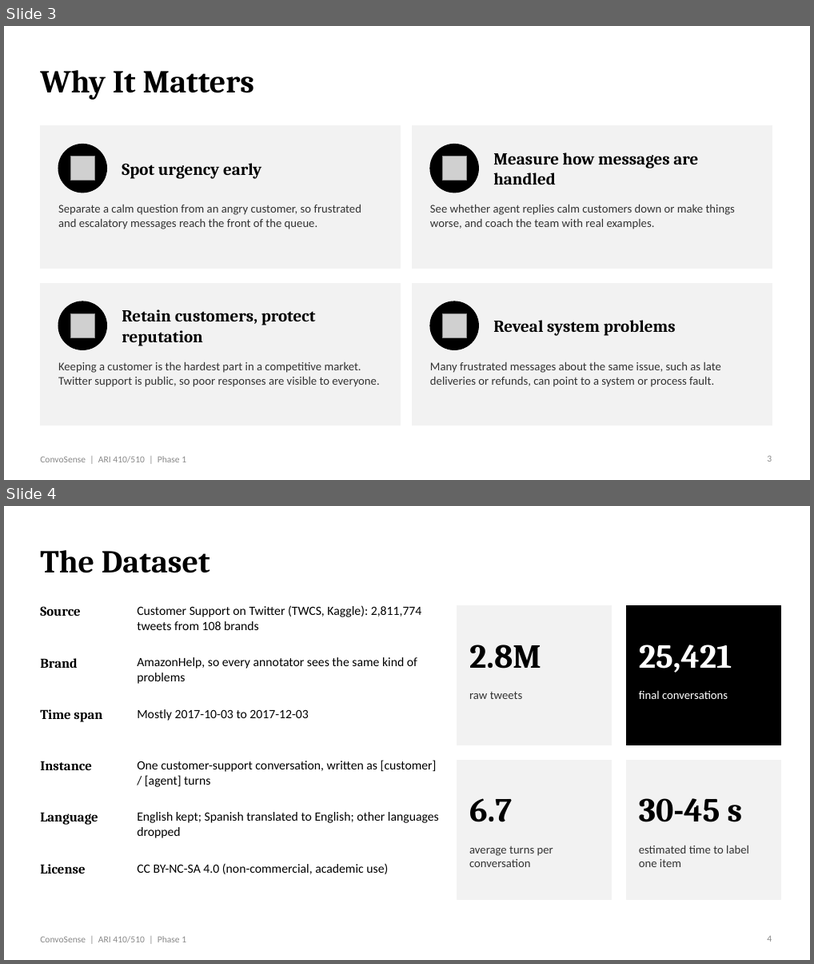
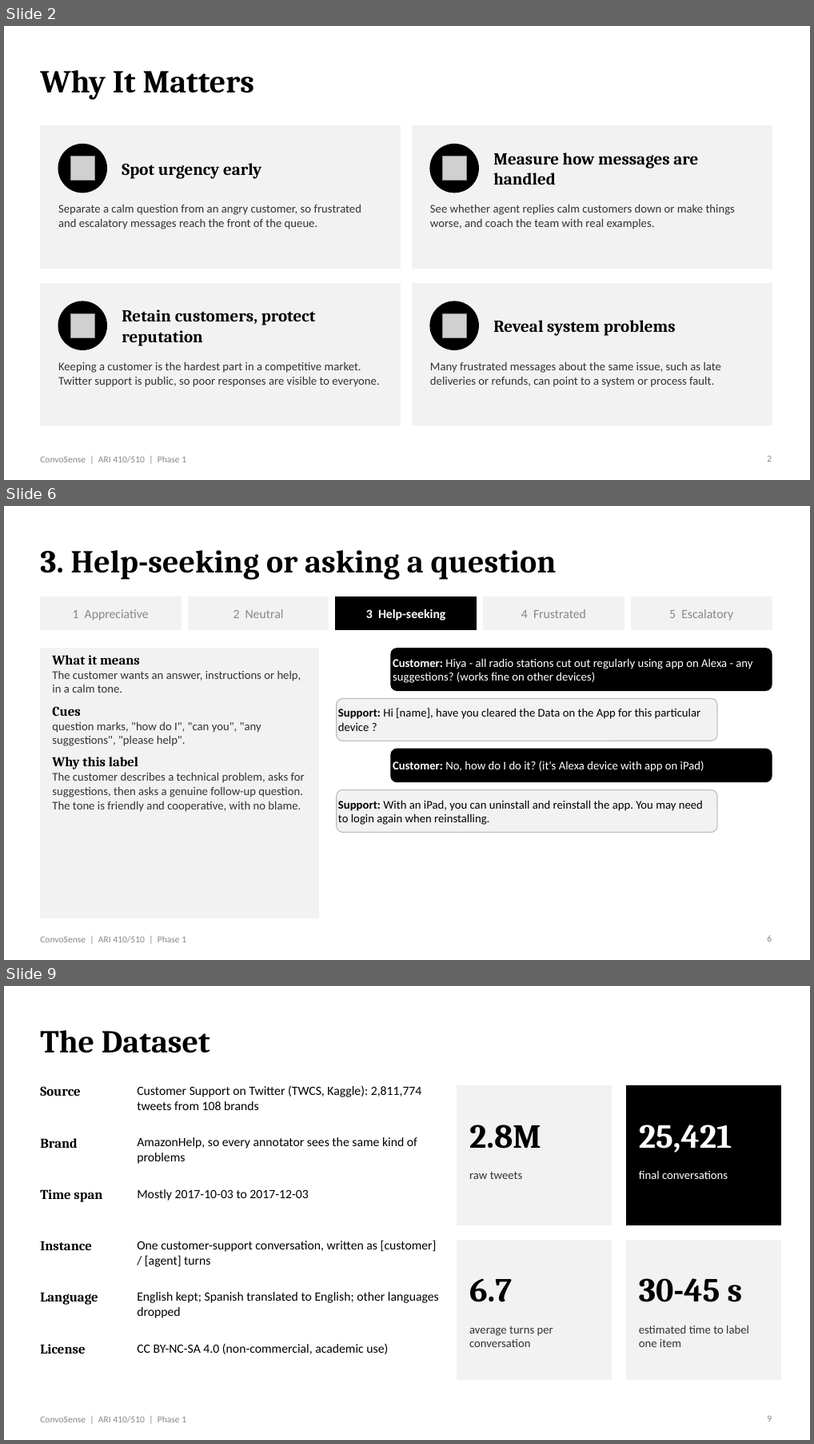
Before and after one commit to venkatrepaka-umich/ConvoSense, a slide deck: docs/Phase 1 PPT.pptx. Shown one above the other, each under a label of ours: slides 3 and 4 before the commit, slides 2, 6 and 9 after it; the slides between them are not shown. The pictures are 814x964 and 814x1444 pixels, drawn with LibreOffice and Linux fonts; fonts in the diff are those of the drawing; grey boxes stand for pictures. Boxes give left, top, right and bottom in pixels: in the first picture for what was removed or moved away, otherwise in the second. Text is boxed around its words. In the diff, an @@ line names an element or a change of style, - is before the commit and + after.

Commit message:
Update Phase 1 PPT.pptx: Revised presentation file to enhance project details and support materials for the annotation process.

```diff
--- a/docs/Phase 1 PPT.pptx
+++ b/docs/Phase 1 PPT.pptx
@@ slide 6 added at box(4, 506, 810, 960), background #FFFFFF; not listed: 1 template element that a slide beside it also shows @@
@@ title added at box(40, 550, 557, 580), 38 pt, text #000000, bold @@
+3. Help-seeking or asking a question
@@ rectangle added at box(40, 596, 181, 630), fill #F2F2F2, outline #F2F2F2 0.75 pt, 15 pt, text #888888 @@
+1 Appreciative
@@ rectangle added at box(188, 596, 328, 630), fill #F2F2F2, outline #F2F2F2 0.75 pt, 15 pt, text #888888 @@
+2 Neutral
@@ rectangle added at box(336, 596, 477, 630), fill #000000, outline #000000 0.75 pt, 15 pt, text #FFFFFF, bold @@
+3 Help-seeking
@@ rectangle added at box(484, 596, 624, 630), fill #F2F2F2, outline #F2F2F2 0.75 pt, 15 pt, text #888888 @@
+4 Frustrated
@@ rectangle added at box(632, 596, 772, 630), fill #F2F2F2, outline #F2F2F2 0.75 pt, 15 pt, text #888888 @@
+5 Escalatory
@@ rectangle added at box(40, 648, 318, 917), fill #F2F2F2, outline #F2F2F2 1 pt @@
@@ rounded rectangle added at box(391, 648, 772, 691), fill #000000, outline #000000 1 pt, 14 pt, text #FFFFFF @@
+Customer: Hiya - all radio stations cut out regularly using app on Alexa - any suggestions? (works fine on other devices)
@@ text added at box(52, 655, 305, 812), 14 pt, text #333333 @@
+What it means
+The customer wants an answer, instructions or help, in a calm tone.
+Cues
+question marks, "how do I", "can you", "any suggestions", "please help".
+Why this label
+The customer describes a technical problem, asks for suggestions, then asks a genuine follow-up question. The tone is friendly and cooperative, with no blame.
@@ rounded rectangle added at box(337, 698, 718, 740), fill #F2F2F2, outline #BBBBBB 1 pt, 14 pt, text #000000 @@
+Support: Hi [name], have you cleared the Data on the App for this particular device ?
@@ rounded rectangle added at box(391, 748, 772, 782), fill #000000, outline #000000 1 pt, 14 pt, text #FFFFFF @@
+Customer: No, how do I do it? (it's Alexa device with app on iPad)
@@ rounded rectangle added at box(337, 790, 718, 832), fill #F2F2F2, outline #BBBBBB 1 pt, 14 pt, text #000000 @@
+Support: With an iPad, you can uninstall and reinstall the app. You may need to login again when reinstalling.
@@ page number added at box(767, 935, 772, 941), 11 pt, text #888888 @@
+6
@@ what was slide 3 is now slide 2 @@
@@ what was slide 4 is now slide 9 @@
```
Also in this commit, not shown: 4 slides changed, 4 other slides added.
